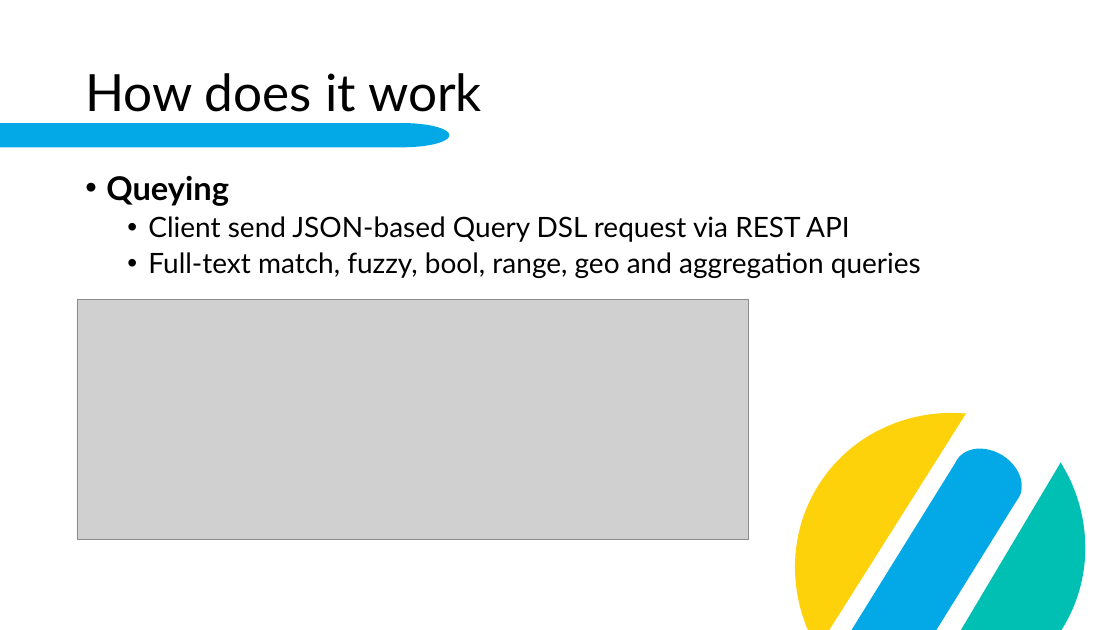
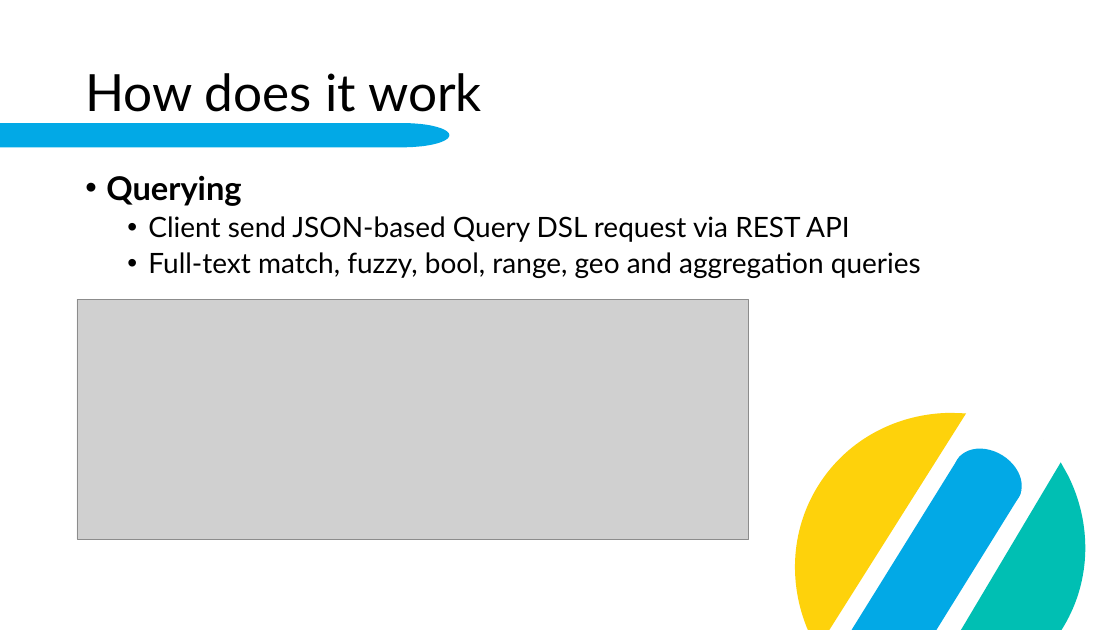
Before and after one commit to fabi2k03/dab_elasticsearch_paper, a slide deck: slide 9 of Elasticsearch.pptx. Drawn at 1120x630 pixels with LibreOffice and Linux fonts; fonts in the diff are those of the drawing; grey boxes stand for pictures; background and template pictures are left out. Boxes give left, top, right and bottom in pixels: in the first picture for what was removed or moved away, otherwise in the second. Text is boxed around its words. In the diff, an @@ line names an element or a change of style, - is before the commit and + after.

Commit message:
fixed more typos

```diff
--- a/Elasticsearch.pptx
+++ b/Elasticsearch.pptx
@@ text at (x1=106, y1=175, x2=241, y2=206): text changed @@
-• Queying
+• Querying
```
Also in this commit, not shown: 2 other slides changed.
